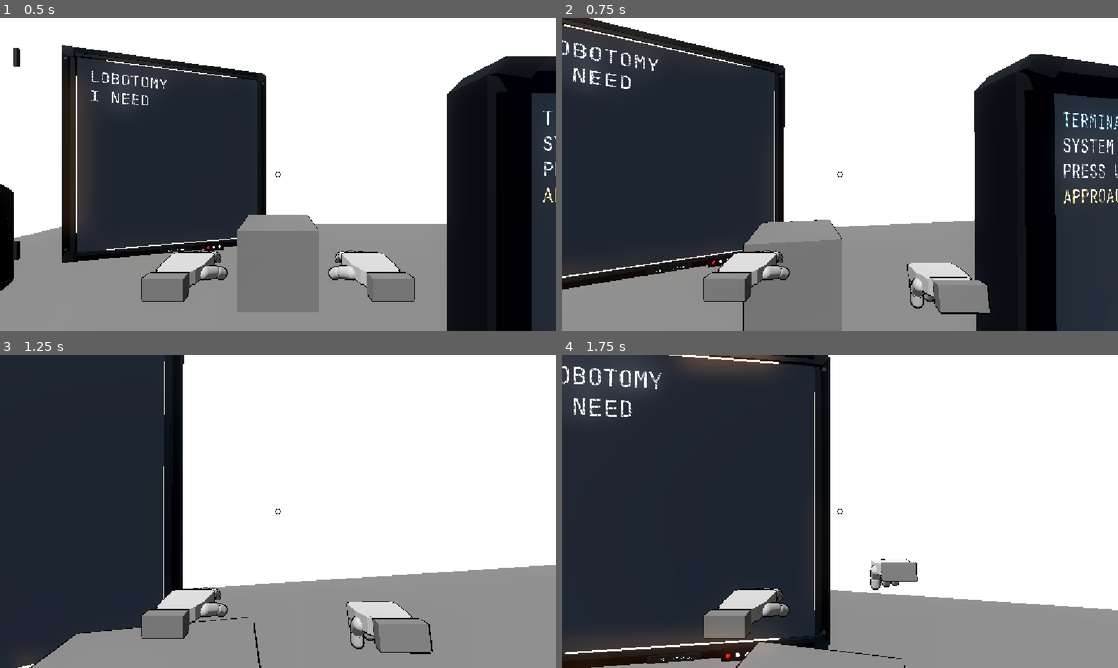
Above: before the commit, frames 1-4 (two rows, left to right).
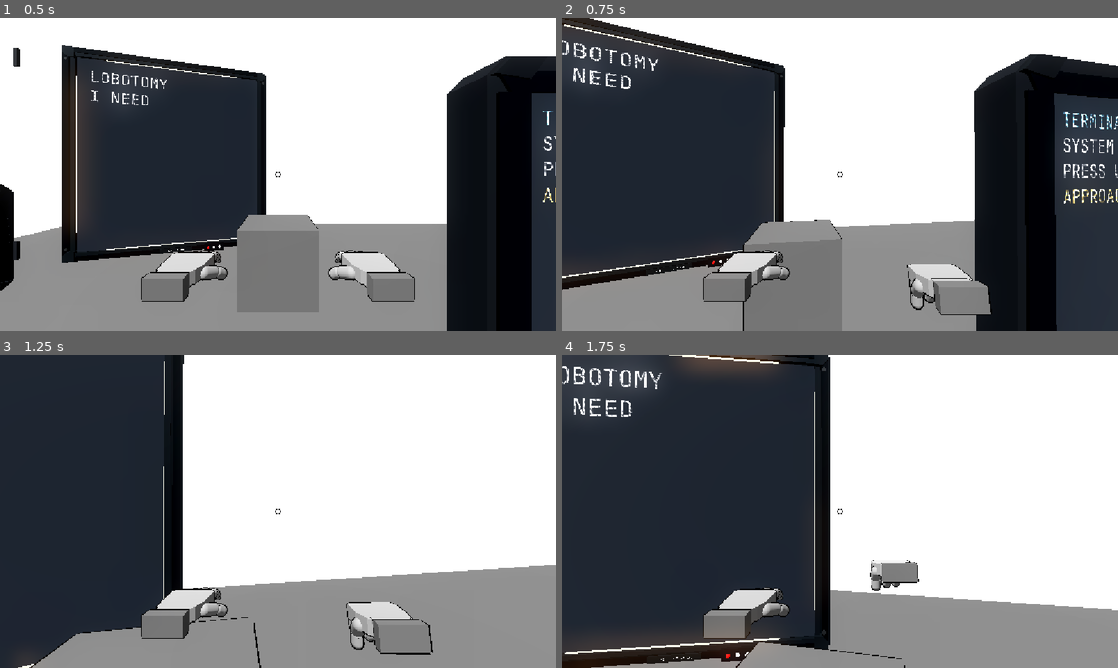
Above: after the commit, the same moments.

Repository: greedisfaust/fowl-play-project
Game: Godot game, scene res://arena/test_arena.tscn
The game is run twice, just before and just after one commit, with the same random seed, the same clock (stepped at 60 frames per second) and the same inputs.
Inputs (mouse positions are in pixels of both pictures, inside the frame that each line leads up to):
- Up to frame 1 (0.5 s): no input
- Up to frame 2 (0.75 s): tap Enter at 0.5 s; move the mouse to (867, 174) at 0.52 s; hold W (move_forward) from 0.53 s (still down); hold Q (punch) from 0.53 s (still down); click (867, 174) at 0.67 s
- Up to frame 3 (1.25 s): keep holding W (move_forward); keep holding Q (punch); tap Space (jump) at 0.77, 0.8, 1.07 s
- Up to frame 4 (1.75 s): keep holding W (move_forward); move the mouse to (812, 511) at 1.27 s; release Q (punch) at 1.28 s; tap Space (jump) at 1.35, 1.52 s; tap Q (punch) at 1.55 s

Frame 1 is identical in both runs. In frame 2, 0.3% of the frame differs, in the area x 62-78%, y 78-95%; in frame 3, 0.3%; in frame 4, 0.2%.

Commit message:
Refine jab timing and retraction

Diff:
--- a/fowl-play/combat/combat_presentation.gd
+++ b/fowl-play/combat/combat_presentation.gd
@@ -2,10 +2,12 @@
 ## Gameplay outcomes are host-authoritative; this script only animates the approved intent.
 extends RefCounted
 
-const JAB_POSE_DURATION_S: float = 0.38
+const JAB_POSE_DURATION_S: float = 0.34
+const JAB_EXTENSION_END_S: float = 0.11
+const JAB_CONTACT_HOLD_S: float = 0.035
 const RECOIL_POSE_DURATION_S: float = 0.28
-const WINDUP_LEAN_RAD: float = -0.12
-const JAB_FOLLOW_THROUGH_RAD: float = 0.20
+const WINDUP_LEAN_RAD: float = -0.07
+const JAB_FOLLOW_THROUGH_RAD: float = 0.16
 const RECOIL_LEAN_RAD: float = -0.13
 
 enum Phase { IDLE, WINDUP, JAB }
@@ -67,7 +69,7 @@
 	var body_pose: Vector3 = Vector3.ZERO
 	match _phase:
 		Phase.WINDUP:
-			var windup_weight: float = 1.0 - exp(-14.0 * _phase_elapsed)
+			var windup_weight: float = 1.0 - exp(-18.0 * _phase_elapsed)
 			body_pose.x = WINDUP_LEAN_RAD * windup_weight
 			var windup_hand: Hand = _get_right_hand()
 			if windup_hand != null:
@@ -106,27 +108,31 @@
 		rig.call("set_combat_body_pose", Vector3.ZERO)
 
 static func get_windup_hand_offset(base_offset: Vector3, elapsed: float) -> Vector3:
-	var weight: float = 1.0 - exp(-14.0 * maxf(elapsed, 0.0))
-	return base_offset + Vector3(0.0, 0.025 * weight, 0.14 * weight)
+	var weight: float = 1.0 - exp(-18.0 * maxf(elapsed, 0.0))
+	return base_offset + Vector3(0.0, 0.018 * weight, 0.14 * weight)
 
 static func get_jab_hand_offset(base_offset: Vector3, elapsed: float) -> Vector3:
-	var t: float = clampf(elapsed / JAB_POSE_DURATION_S, 0.0, 1.0)
-	var pullback_to_extension: float = smoothstep(0.0, 0.18, t)
-	var depth: float = lerpf(0.14, -0.045, pullback_to_extension) if t < 0.18 else -0.045 * cos(PI * (t - 0.18) / (2.0 * 0.82))
-	var height: float = 0.025 * sin(PI * t)
+	var t: float = maxf(elapsed, 0.0)
+	var pullback_to_extension: float = smoothstep(0.0, JAB_EXTENSION_END_S, t)
+	var extension_depth: float = lerpf(0.14, -0.045, pullback_to_extension)
+	var return_start: float = JAB_EXTENSION_END_S + JAB_CONTACT_HOLD_S
+	var return_weight: float = smoothstep(return_start, JAB_POSE_DURATION_S, t)
+	var depth: float = lerpf(extension_depth, 0.0, return_weight) if t > return_start else extension_depth
+	var height: float = 0.018 * sin(PI * clampf(t / JAB_POSE_DURATION_S, 0.0, 1.0))
 	return base_offset + Vector3(0.0, height, depth)
 
 static func get_jab_body_pose(elapsed: float, local_direction: Vector3) -> Vector3:
-	var t: float = clampf(elapsed / JAB_POSE_DURATION_S, 0.0, 1.0)
-	var pitch: float = 0.0
-	if t < 0.18:
-		pitch = lerpf(WINDUP_LEAN_RAD, JAB_FOLLOW_THROUGH_RAD, smoothstep(0.0, 0.18, t))
-	elif t < 0.42:
+	var t: float = maxf(elapsed, 0.0)
+	var return_start: float = JAB_EXTENSION_END_S + JAB_CONTACT_HOLD_S
+	var pitch: float
+	if t < JAB_EXTENSION_END_S:
+		pitch = lerpf(WINDUP_LEAN_RAD, JAB_FOLLOW_THROUGH_RAD, smoothstep(0.0, JAB_EXTENSION_END_S, t))
+	elif t < return_start:
 		pitch = JAB_FOLLOW_THROUGH_RAD
 	else:
-		pitch = lerpf(JAB_FOLLOW_THROUGH_RAD, 0.0, smoothstep(0.42, 1.0, t))
+		pitch = lerpf(JAB_FOLLOW_THROUGH_RAD, 0.0, smoothstep(return_start, JAB_POSE_DURATION_S, t))
 	var direction_yaw: float = clampf(atan2(-local_direction.x, -local_direction.z), -0.6, 0.6)
-	var yaw: float = direction_yaw * 0.28 * sin(PI * t)
+	var yaw: float = direction_yaw * 0.22 * sin(PI * clampf(t / JAB_POSE_DURATION_S, 0.0, 1.0))
 	return Vector3(pitch, yaw, -yaw * 0.18)
 
 static func get_recoil_body_pose(elapsed: float, local_direction: Vector3) -> Vector3:
--- a/fowl-play/tests/m7_jab_test.gd
+++ b/fowl-play/tests/m7_jab_test.gd
@@ -37,13 +37,13 @@
 		_fail("A zero direction must not produce a jab ray")
 func _check_presentation_curves() -> void:
 	var windup: Vector3 = COMBAT_PRESENTATION.get_jab_body_pose(0.0, Vector3.FORWARD)
-	var extension: Vector3 = COMBAT_PRESENTATION.get_jab_body_pose(0.10, Vector3.FORWARD)
-	var follow_through: Vector3 = COMBAT_PRESENTATION.get_jab_body_pose(0.20, Vector3.FORWARD)
+	var extension: Vector3 = COMBAT_PRESENTATION.get_jab_body_pose(COMBAT_PRESENTATION.JAB_EXTENSION_END_S, Vector3.FORWARD)
+	var follow_through: Vector3 = COMBAT_PRESENTATION.get_jab_body_pose(COMBAT_PRESENTATION.JAB_EXTENSION_END_S + COMBAT_PRESENTATION.JAB_CONTACT_HOLD_S, Vector3.FORWARD)
 	var returned: Vector3 = COMBAT_PRESENTATION.get_jab_body_pose(COMBAT_PRESENTATION.JAB_POSE_DURATION_S, Vector3.FORWARD)
 	var base_hand_offset: Vector3 = Vector3(-0.025, -0.025, 0.075)
 	var windup_hand: Vector3 = COMBAT_PRESENTATION.get_windup_hand_offset(base_hand_offset, 0.20)
 	var jab_start_hand: Vector3 = COMBAT_PRESENTATION.get_jab_hand_offset(base_hand_offset, 0.0)
-	var jab_extension_hand: Vector3 = COMBAT_PRESENTATION.get_jab_hand_offset(base_hand_offset, 0.10)
+	var jab_extension_hand: Vector3 = COMBAT_PRESENTATION.get_jab_hand_offset(base_hand_offset, COMBAT_PRESENTATION.JAB_EXTENSION_END_S)
 	var jab_return_hand: Vector3 = COMBAT_PRESENTATION.get_jab_hand_offset(base_hand_offset, COMBAT_PRESENTATION.JAB_POSE_DURATION_S)
 	if windup.x >= 0.0 or extension.x <= 0.0:
 		_fail("Jab presentation should move from anticipation lean into a forward extension")
@@ -53,7 +53,7 @@
 		_fail("Jab should hold a readable forward follow-through")
 	if absf(returned.x) > 0.001 or absf(returned.y) > 0.001 or absf(returned.z) > 0.001:
 		_fail("Jab body pose should return smoothly to neutral")
-	var recoil_peak: Vector3 = COMBAT_PRESEN …(94 unchanged characters)…
+	if not is_equal_approx(COMBAT_PRESENTATION.JAB_POSE_DURATION_S, 0.34) or COMBAT_PRESENTATION.JAB_EXTENSION_END_S >= COMBAT_PRESENTATION.JAB_POSE_DURATION_S:\n\t\t_fail("Jab should use a compact 0.34 s pose with a fast extension")\n\tvar recoil_peak: Vector3 = COMBAT_PRESEN …(94 unchanged characters)…
 	var recoil_end: Vector3 = COMBAT_PRESENTATION.get_recoil_body_pose(COMBAT_PRESENTATION.RECOIL_POSE_DURATION_S, Vector3.FORWARD)
 	if recoil_peak.x >= 0.0 or recoil_end.length() > 0.001:
 		_fail("Weak recoil should lean away from impact and return to neutral")
Not shown, changed: docs/PROJECT_STATE.md
Not shown, changed: docs/sessions/_ACTIVE.md
Not shown, changed: docs/sessions/features-combat-and-procedural-movement.md
